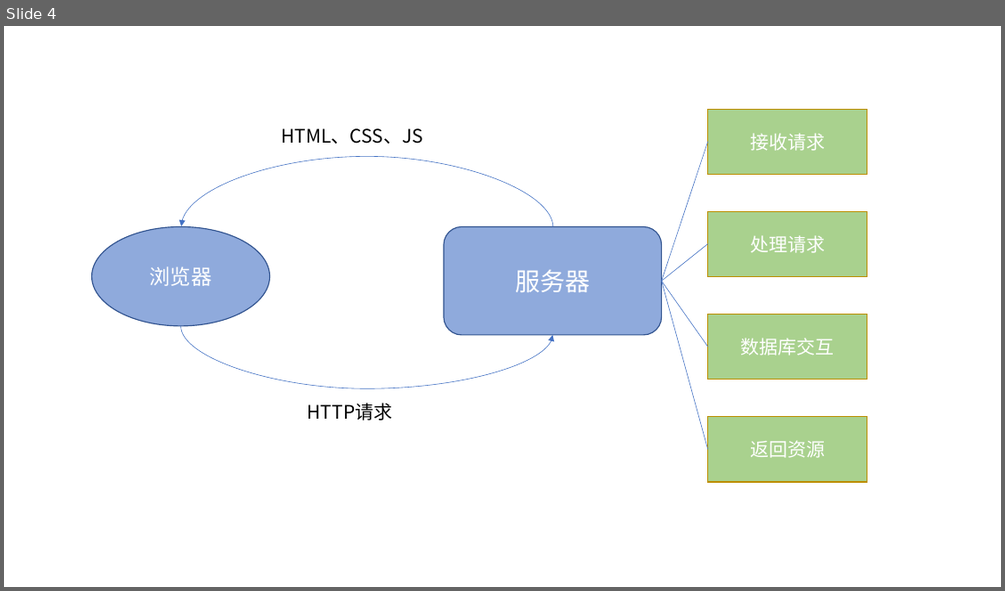
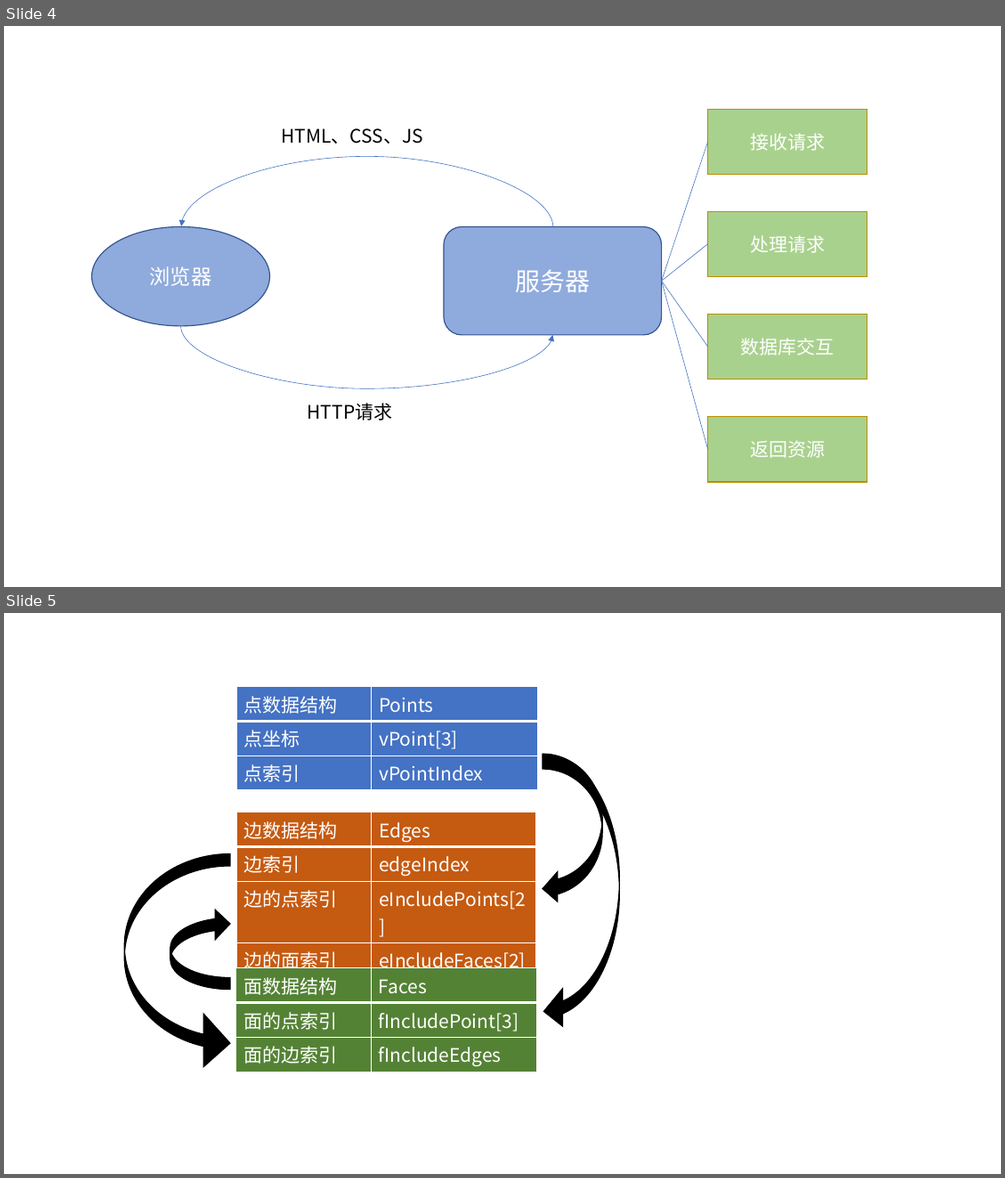
Before and after one commit to WutBottle/2021dissertation, a slide deck: 论文涉及图片.pptx. Shown one above the other, each under a label of ours: slide 4 before the commit, slides 4 and 5 after it. The pictures are 1005x591 and 1005x1178 pixels, drawn with LibreOffice and Linux fonts; fonts in the diff are those of the drawing. Boxes give left, top, right and bottom in pixels: in the first picture for what was removed or moved away, otherwise in the second. Text is boxed around its words. In the diff, an @@ line names an element or a change of style, - is before the commit and + after.

```diff
--- a/论文涉及图片.pptx
+++ b/论文涉及图片.pptx
@@ slide 5 added at [4, 613, 1001, 1174], background #FFFFFF @@
@@ table added at [236, 686, 537, 786], 3 rows, 2 columns @@
+点数据结构 | Points
+点坐标 | vPoint[3]
+点索引 | vPointIndex
@@ curved left arrow added at [542, 754, 602, 903], fill #000000, outline #000000 1 pt @@
@@ curved left arrow added at [544, 754, 619, 1030], fill #000000, outline #000000 1 pt @@
@@ table added at [236, 811, 535, 976], 4 rows, 2 columns @@
+边数据结构 | Edges
+边索引 | edgeIndex
+边的点索引 | eIncludePoints[2]
+边的面索引 | eIncludeFaces[2]
@@ curved right arrow added at [124, 854, 230, 1070], fill #000000, outline #000000 1 pt @@
@@ curved left arrow added at [170, 908, 230, 989], fill #000000, outline #000000 1 pt @@
@@ table added at [235, 968, 536, 1070], 3 rows, 2 columns @@
+面数据结构 | Faces
+面的点索引 | fIncludePoint[3]
+面的边索引 | fIncludeEdges
```
Also in this commit, not shown: 3 other files.
